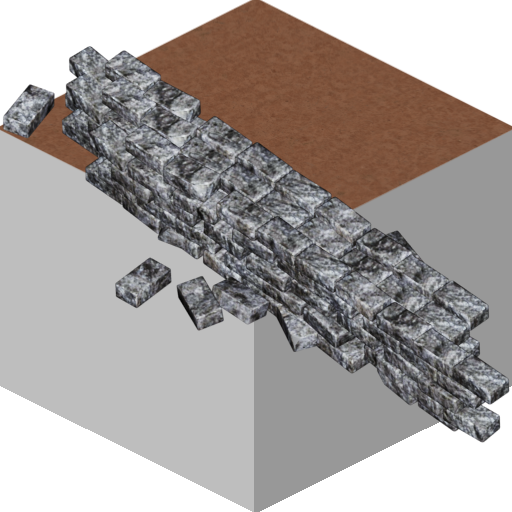
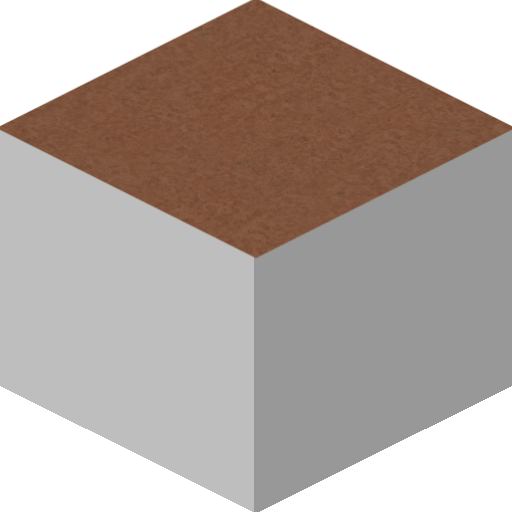
Revision of a layered (512, 512) image; what changed, layer by layer:
removed layer "derelict_stone_wall.png copy" over [2, 46, 510, 443]
